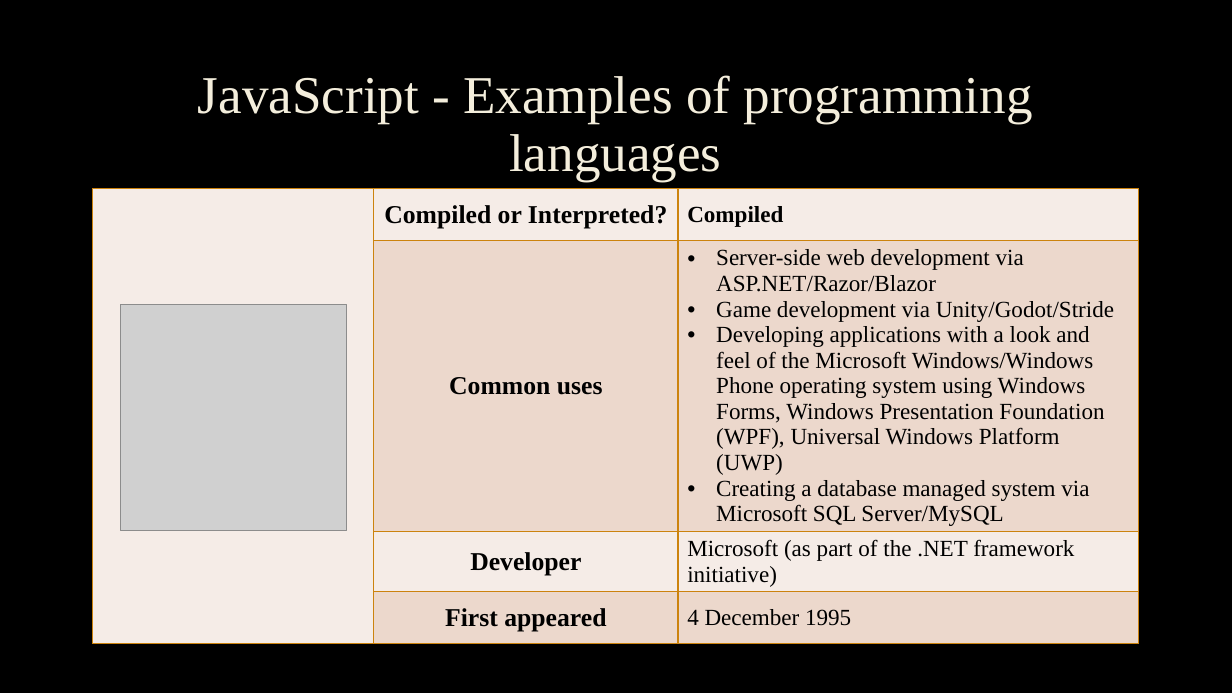
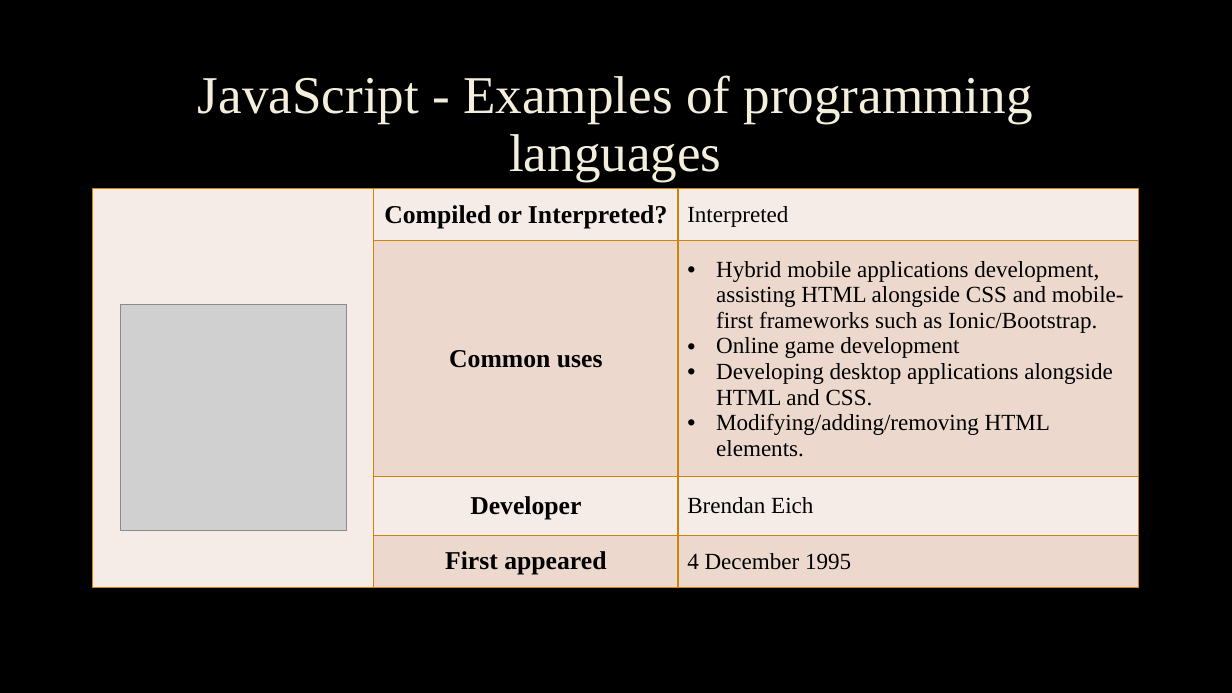
Before and after one commit to mandyfarrugia2001/webdevtuts, a slide deck: slide 7 of Presentations/4. Creating your first webpage using HTML.pptx. Drawn at 1232x693 pixels with LibreOffice and Linux fonts; fonts in the diff are those of the drawing; grey boxes stand for pictures; background and template pictures are left out. Boxes give left, top, right and bottom in pixels: in the first picture for what was removed or moved away, otherwise in the second. Text is boxed around its words. In the diff, an @@ line names an element or a change of style, - is before the commit and + after.

```diff
--- a/Presentations/4. Creating your first webpage using HTML.pptx
+++ b/Presentations/4. Creating your first webpage using HTML.pptx
@@ table at [92,189,1139,587] @@
-row 1, column 3: Compiled
+row 1, column 3: Interpreted
-row 2, column 3: Server-side web development via ASP.NET/Razor/Blazor / Game development via Unity/Godot/Stride / Developing applications with a look and feel of the Microsoft Windows/Windows Phone operating system using Windows Forms, Windows Presentation Foundation (WPF), Universal Windows Platform (UWP) / Creating a database managed system via Microsoft SQL Server/MySQL
+row 2, column 3: Hybrid mobile applications development, assisting HTML alongside CSS and mobile-first frameworks such as Ionic/Bootstrap. / Online game development / Developing desktop applications alongside HTML and CSS. / Modifying/adding/removing HTML elements.
-row 3, column 3: Microsoft (as part of the .NET framework initiative)
+row 3, column 3: Brendan Eich
```
Also in this commit, not shown: 1 other slide changed, 4 slides added, 1 other file.
